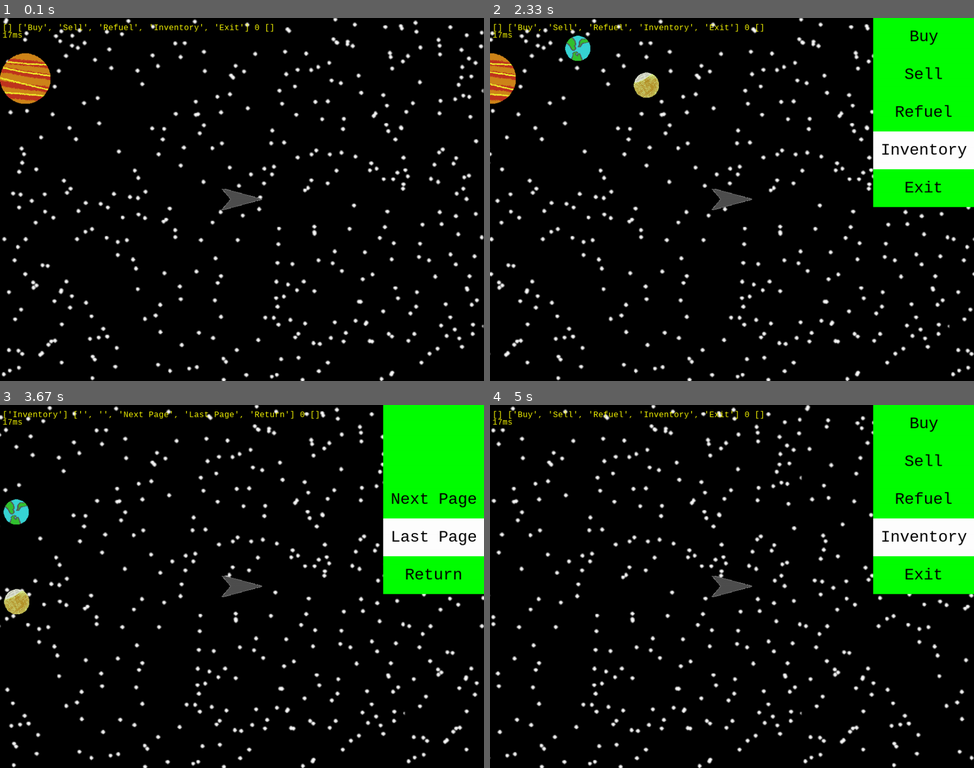
Above: before the commit, frames 1-4 (two rows, left to right).
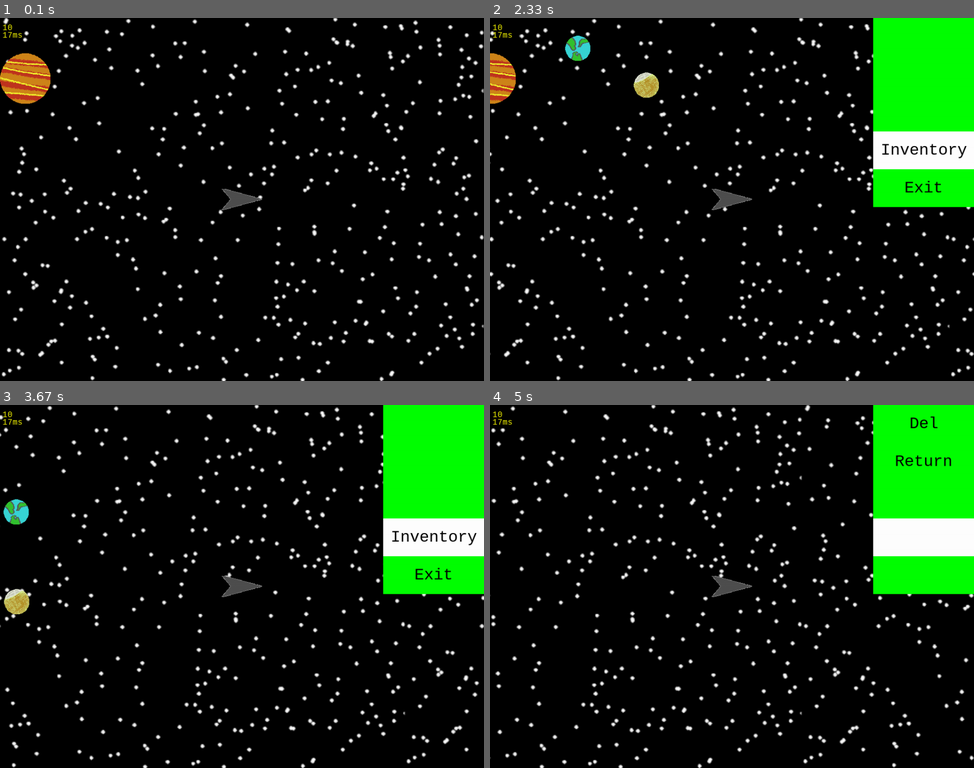
Above: after the commit, the same moments.

Repository: Jacob-OTW/Explorer-in-PyGame
Game: pygame game, started from main.py
The game is run twice, just before and just after one commit, with the same random seed, the same clock (stepped at 60 frames per second) and the same inputs.
Inputs:
- Up to frame 1 (0.1 s): no input
- Up to frame 2 (2.33 s): hold E 0.33-0.8 s; hold Up 0.33-0.8 s; tap Enter at 0.83 s; hold Up 1.17-1.63 s; tap Space at 1.23, 1.53, 1.73, 2.07 s; hold Down 1.67-1.97 s; hold Up from 2 s (still down); tap E at 2.15 s
- Up to frame 3 (3.67 s): release Up at 2.37 s; tap Enter at 2.4, 2.73 s; hold Down 3.07-3.43 s; tap Space at 3.13, 3.53 s; tap E at 3.22 s; hold Up from 3.47 s (still down)
- Up to frame 4 (5 s): release Up at 3.77 s; hold Down 3.8-4.1 s; tap Space at 3.87, 4.2, 4.6 s; hold Up 4.13-4.5 s; tap E at 4.28 s; hold Down 4.53-4.9 s; hold Enter from 4.93 s (still down); hold Up from 4.93 s (still down)

The runs differ from the first frame. In frame 1, 0.3% of the frame differs, in the area x 0-57%, y 1-4%; in frame 2, 0.7%; in frame 3, 1.1%, in the area x 0-99%, y 1-49%; in frame 4, 1.0%.

Commit message:
Added buying feature to planets, each shop planet has a dict of items and prices for those items.

Diff:
--- a/main.py
+++ b/main.py
@@ -5,7 +5,7 @@
 from settings import stage
 from player_obj import player_group, play
 from planet_obj import planet_group
-from shop_UI_obj import shop_ui_group, shop_ui
+from shop_UI_obj import shop_ui_group, shop_ui, return_main_menu
 
 
 def HandleKeys():
@@ -26,6 +26,9 @@
                 shop_ui.use()
             if event.key == pygame.K_e:
                 shop_ui.shop = True
+                shop_ui.shop_list = return_main_menu()
+            if event.key == pygame.K_t:
+                print(play.Current_Planet.status)
 
 
 class Stars:  # This class is used for the background tiles
@@ -136,7 +139,7 @@
         shop_ui_group.draw(stage.screen)
 
     # Text
-    text = myfont.render(f"{shop_ui.directory} {shop_ui.shop_list} {shop_ui.page} {play.inventory}", True, (255, 255, 0))
+    text = myfont.render(f"{play.money}", True, (255, 255, 0))
     stage.screen.blit(text, (5, 10))
     text2 = myfont.render(f"{round(frame_time * 1000)}ms", True, (255, 255, 0))
     stage.screen.blit(text2, (5, 25))
--- a/planet_obj.py
+++ b/planet_obj.py
@@ -6,10 +6,14 @@
 
 
 class Planet(pygame.sprite.Sprite):  # This class is used for Planets of all kind
-    def __init__(self, x, y, xf=0, yf=0, status=None, size=100, orbit_speed=10, mass=0.01, loot=None, costume_num=1):
+    def __init__(self, x, y, xf=0, yf=0, status=None, size=100, orbit_speed=10, mass=0.01, loot=None, costume_num=1, buying=None, selling=None):  # buying is a dict of items that can be bought, and selling can be sold by the player
         super().__init__()
         if status is None:
             status = ['Static']
+        if buying is None:
+            buying = {}
+        if selling is None:
+            selling = {}
 
         # init
         self.stored = pygame.image.load(f'Assets/Planets/{costume_num}.png').convert_alpha()
@@ -27,6 +31,8 @@
         self.orbit_speed = orbit_speed
         self.mass = mass
         self.loot = loot
+        self.buying = buying
+        self.selling = selling
 
         # std values
         self.orbit_value = 0
@@ -62,5 +68,5 @@
 
 planet_group = pygame.sprite.Group()
 planet_group.add(Planet(0, 70, status=['Static']))
-planet_group.add(Planet(0, -130, xf=8, yf=-3, mass=0.005, orbit_speed=2, size=50, costume_num=3, status=['Moving']))
+planet_group.add(Planet(0, -130, xf=8, yf=-3, mass=0.005, orbit_speed=2, size=50, costume_num=3, buying={'Wood': 5, 'Steel': 10},  status=['Moving', 'Shop']))
 planet_group.add(Planet(0, -260, xf=8, yf=-3, mass=0.003, orbit_speed=4, size=50, costume_num=4, loot='Item', status=['Moving', 'Loot']))
--- a/player_obj.py
+++ b/player_obj.py
@@ -31,6 +31,7 @@
 
         # Inventory
         self.inventory = []
+        self.money = 10
 
     def update(self):
         # Key Input
--- a/shop_UI_obj.py
+++ b/shop_UI_obj.py
@@ -4,20 +4,42 @@
 
 
 def return_main_menu():  # Returns main menu options
-    return ['Buy', 'Sell', 'Refuel', 'Inventory', 'Exit']
+    a = []
+    if play.Current_Planet and 'Shop' in play.Current_Planet.status:
+        a.append('Buy')
+        a.append('Sell')
+        a.append('Refuel')
+    else:
+        a.append('')
+        a.append('')
+        a.append('')
+    a.append('Inventory')
+    a.append('Exit')
+    return a
 
 
 def return_inventory():  # Returns the inventory as shop list option
     while len(shop_ui.shop_list) - 1 < shop_ui.max_shop_length:
         shop_ui.shop_list.append('')
     for i in range(shop_ui.max_shop_length - 2):
-        if i+shop_ui.page < len(play.inventory):
+        if i + shop_ui.page < len(play.inventory):
             shop_ui.shop_list[i] = play.inventory[i + shop_ui.page]
         else:
             shop_ui.shop_list[i] = ''
     shop_ui.shop_list[shop_ui.max_shop_length - 2] = 'Next Page'
     shop_ui.shop_list[shop_ui.max_shop_length - 1] = 'Last Page'
     shop_ui.shop_list[shop_ui.max_shop_length] = 'Return'
+
+
+def return_buy():
+    a = []
+    while len(a) - 1 < shop_ui.max_shop_length:
+        a.append('')
+    for i, item in enumerate(play.Current_Planet.buying):
+        if i < shop_ui.max_shop_length - 1:
+            a[i] = item
+    a[shop_ui.max_shop_length] = 'Return'
+    return a
 
 
 class Shop_UI(pygame.sprite.Sprite):
@@ -53,9 +75,7 @@
             if not self.directory:  # Main Menu
                 if self.shop_list[self.selected] == 'Buy':  # Buy was selected
                     self.directory.append('Buy')
-                    for i in range(self.max_shop_length):
-                        self.shop_list[i] = f'Item {i}'
-                    self.shop_list[self.max_shop_length] = 'Return'
+                    self.shop_list = return_buy()
                 elif self.shop_list[self.selected] == 'Sell':  # Sell was selected
                     self.directory.append('Sell')
                     for i in range(self.max_shop_length):
@@ -74,7 +94,11 @@
             # Extra Menus
             elif self.directory[0] == 'Buy':  # Buy Menu
                 if self.shop_list[self.selected] != 'Return':
-                    play.inventory.append(self.shop_list[self.selected])
+                    item = self.shop_list[self.selected]
+                    price = play.Current_Planet.buying[item]
+                    if play.money >= price:
+                        play.money -= price
+                        play.inventory.append(item)
                 else:
                     self.directory.pop()
                     self.shop_list = return_main_menu()
